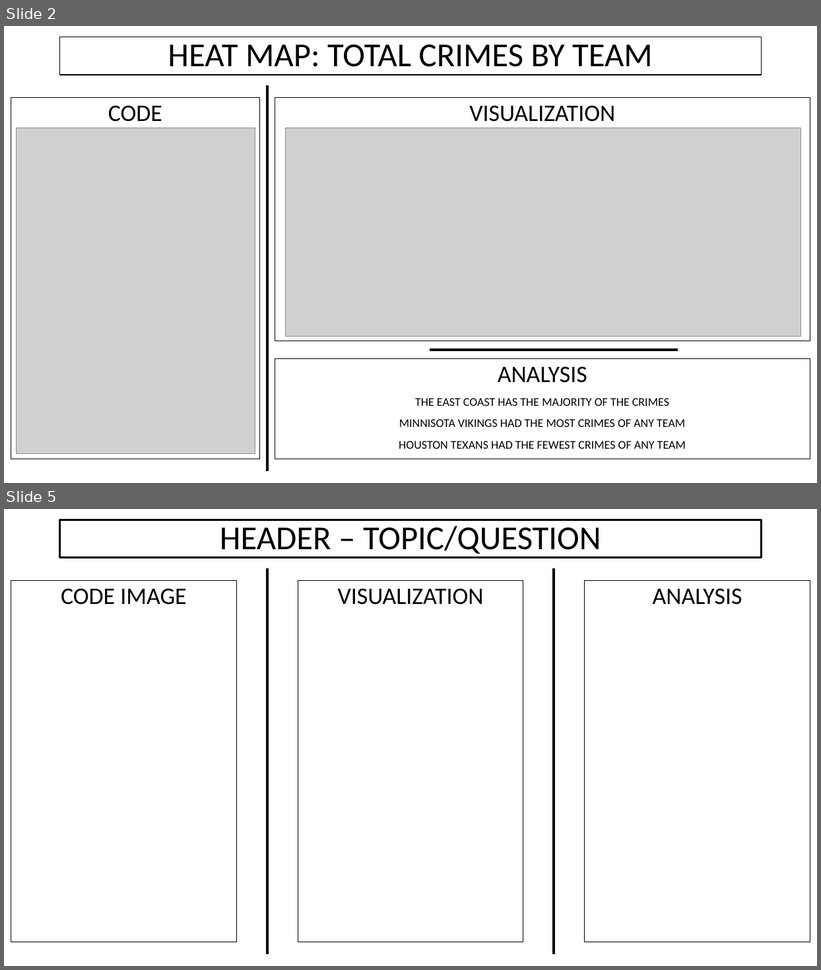
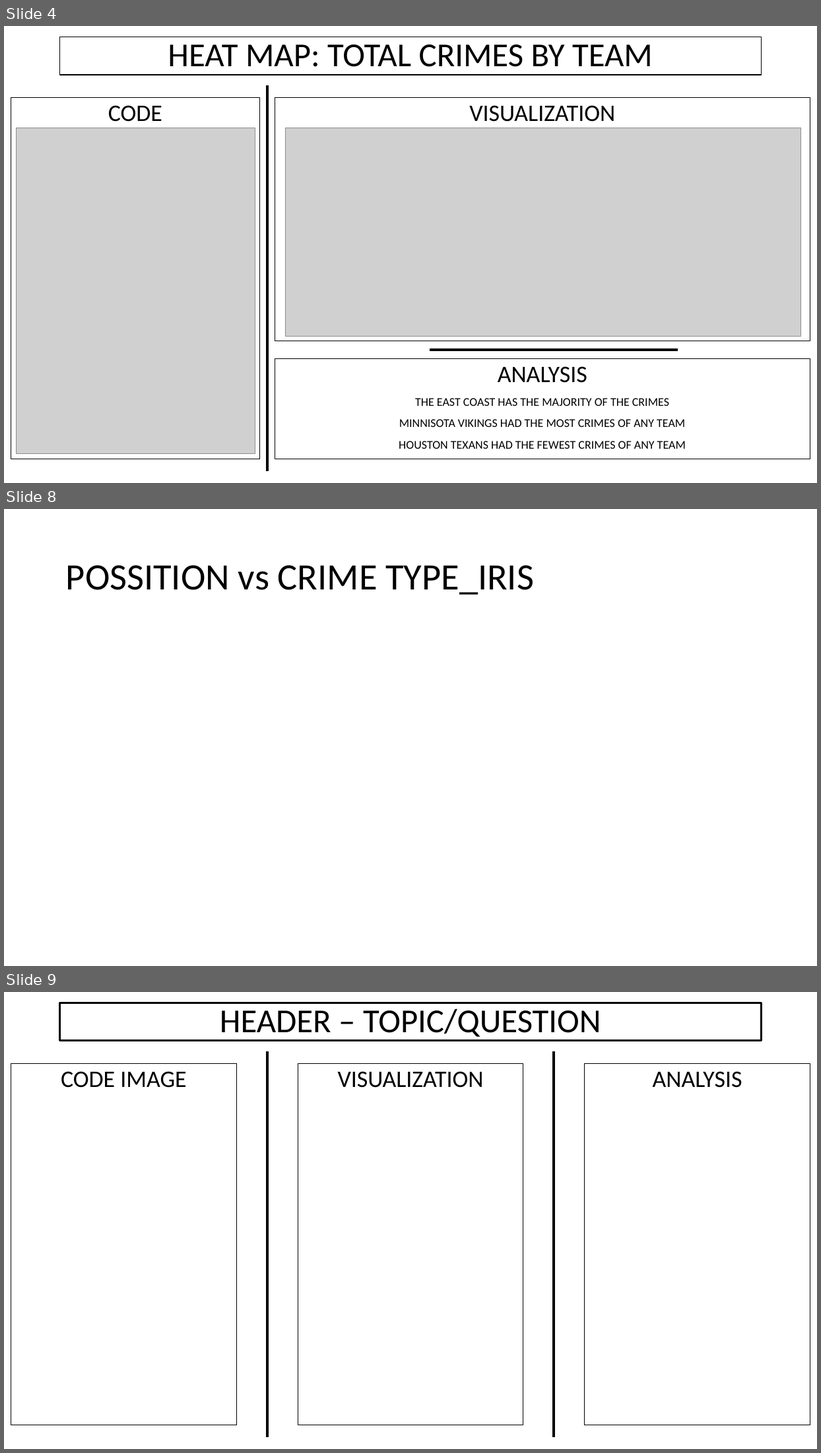
Before and after one commit to alecslaney/project2, a slide deck: CHADS_CODING/CRIME + NFL.pptx. Shown one above the other, each under a label of ours: slides 2 and 5 before the commit, slides 4, 8 and 9 after it; the slides between them are not shown. The pictures are 821x970 and 821x1453 pixels, drawn with LibreOffice and Linux fonts; fonts in the diff are those of the drawing; grey boxes stand for pictures. Boxes give left, top, right and bottom in pixels: in the first picture for what was removed or moved away, otherwise in the second. Text is boxed around its words. In the diff, an @@ line names an element or a change of style, - is before the commit and + after.

```diff
--- a/CHADS_CODING/CRIME + NFL.pptx
+++ b/CHADS_CODING/CRIME + NFL.pptx
@@ slide 8 added at bbox=[4, 509, 817, 966], background #FFFFFF @@
@@ title added at bbox=[66, 565, 534, 595], 44 pt, text #000000 @@
+POSSITION vs CRIME TYPE_IRIS
@@ what was slide 2 is now slide 4 @@
@@ what was slide 5 is now slide 9 @@
```
Also in this commit, not shown: 6 other slides added, 2 slides removed.
